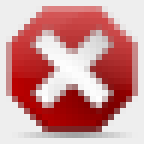
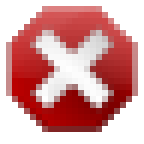
Layers edited between the first and the second 144px x 144px image:
painted on "Hintergrund" over (x1=6, y1=6, x2=138, y2=138)
painted on "Neue Ebene" over (x1=0, y1=0, x2=144, y2=144)
